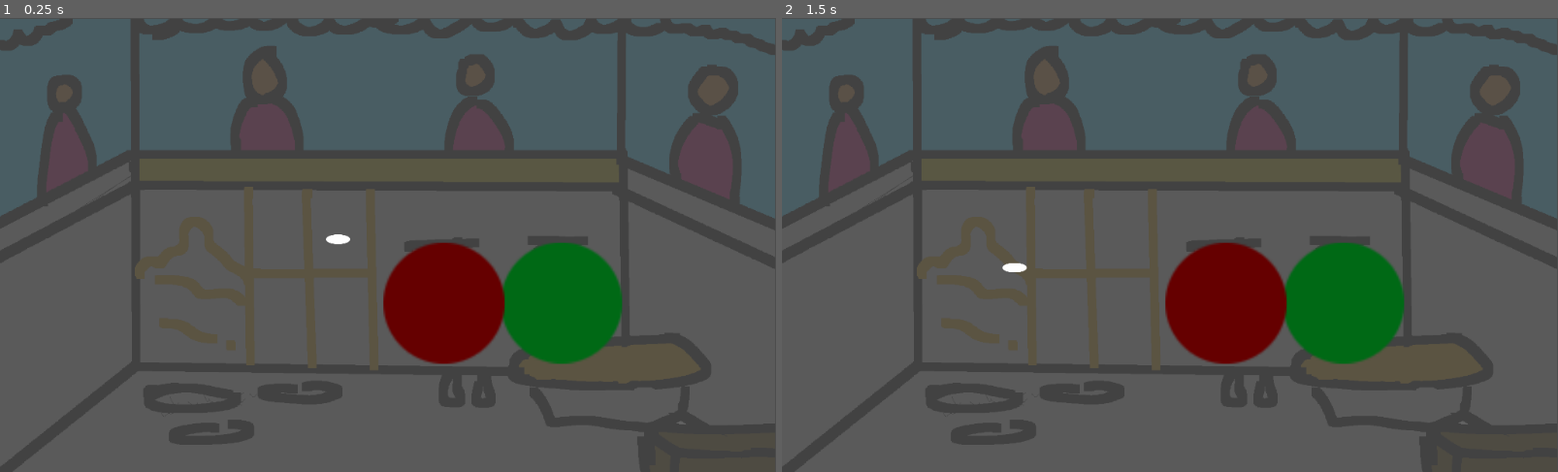
Above: before the commit, frames 1-2 (left to right).
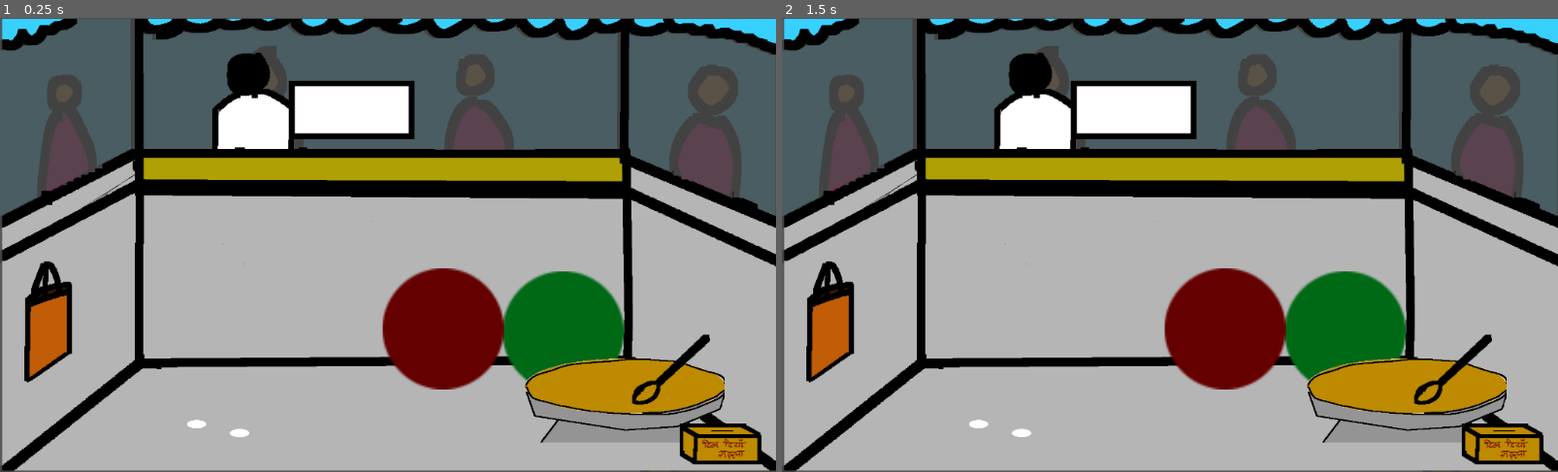
Above: after the commit, the same moments.

Repository: gamedevshirious/Bhaiyya-Aur-Teekha-Banao
Game: Godot game, scene res://Play Area.tscn
The game is run twice, just before and just after one commit, with the same random seed, the same clock (stepped at 60 frames per second) and the same inputs.
Inputs (mouse positions are in pixels of both pictures, inside the frame that each line leads up to):
- Up to frame 1 (0.25 s): no input
- Up to frame 2 (1.5 s): tap Enter at 0.5 s; move the mouse to (1123, 240) at 0.52 s; press the mouse at (1123, 240) at 0.53 s; hold Up 0.53-1.28 s; tap Space at 1.25 s; move the mouse to (1014, 267) at 1.27 s; release the mouse at (1014, 267) at 1.28 s; hold Down from 1.28 s (still down); click (1014, 267) at 1.35 s

The runs differ from the first frame. In frame 1, 71% of the frame differs, in the area x 0-100%, y 0-100%; in frame 2, 71%.

Commit message:
Daily backup Sun, Dec  6, 2020  2:40:48 AM

Diff:
--- a/Play Area.tscn
+++ b/Play Area.tscn
@@ -1,17 +1,23 @@
-[gd_scene load_steps=6 format=2]
+[gd_scene load_steps=14 format=2]
 
 [ext_resource path="res://stall_items/Puri/Puri.tscn" type="PackedScene" id=1]
 [ext_resource path="res://stall_items/Matka/TeekhaPaani/TeekhaPaani.tscn" type="PackedScene" id=2]
 [ext_resource path="res://Play Area.gd" type="Script" id=3]
 [ext_resource path="res://stall_items/Matka/MeethaPaani/MeethaPaani.tscn" type="PackedScene" id=4]
 [ext_resource path="res://stall_items/base.png" type="Texture" id=5]
+[ext_resource path="res://stall_items/shop.png" type="Texture" id=6]
+[ext_resource path="res://stall_items/galla.png" type="Texture" id=7]
+[ext_resource path="res://stall_items/ragda.png" type="Texture" id=8]
+[ext_resource path="res://stall_items/theylla.png" type="Texture" id=9]
+[ext_resource path="res://stall_items/customer.png" type="Texture" id=10]
+[ext_resource path="res://stall_items/spoon.png" type="Texture" id=11]
+[ext_resource path="res://stall_items/chatbox.png" type="Texture" id=12]
+[ext_resource path="res://stall_items/plate.png" type="Texture" id=13]
 
 [node name="Play Area" type="Node2D"]
 script = ExtResource( 3 )
 
-[node name="stall_items" type="Node2D" parent="."]
-
-[node name="base" type="Sprite" parent="stall_items"]
+[node name="base" type="Sprite" parent="."]
 modulate = Color( 1, 1, 1, 0.129412 )
 position = Vector2( 510.569, 301.413 )
 scale = Vector2( 0.534197, 0.55629 )
@@ -20,11 +26,91 @@
 "_edit_lock_": true
 }
 
+[node name="customers" type="Node2D" parent="."]
+
+[node name="customer" type="Sprite" parent="customers"]
+position = Vector2( 334.245, 112.817 )
+texture = ExtResource( 10 )
+
+[node name="chatbox" type="Sprite" parent="customers/customer"]
+position = Vector2( 129.906, 8.47571 )
+scale = Vector2( 1.5338, 1.41609 )
+texture = ExtResource( 12 )
+
+[node name="stall_items" type="Node2D" parent="."]
+
+[node name="shop" type="Sprite" parent="stall_items"]
+position = Vector2( 515.291, 299.135 )
+scale = Vector2( 0.533197, 0.552823 )
+texture = ExtResource( 6 )
+__meta__ = {
+"_edit_lock_": true
+}
+
 [node name="TeekhaPaani" parent="stall_items" instance=ExtResource( 2 )]
-position = Vector2( 742.553, 375.997 )
+position = Vector2( 744.672, 414.138 )
 
 [node name="MeethaPaani" parent="stall_items" instance=ExtResource( 4 )]
-position = Vector2( 587.33, 376.425 )
+position = Vector2( 586.271, 410.328 )
 
-[node name="Puri" parent="." instance=ExtResource( 1 )]
-position = Vector2( 446.105, 292.5 )
+[node name="Puri" parent="stall_items" instance=ExtResource( 1 )]
+position = Vector2( 259.393, 536.756 )
+
+[node name="ragda" type="Sprite" parent="stall_items"]
+position = Vector2( 824.776, 504.818 )
+scale = Vector2( 0.685472, 0.580629 )
+texture = ExtResource( 8 )
+
+[node name="spoon" type="Sprite" parent="stall_items/ragda"]
+position = Vector2( 82.8666, -55.6528 )
+scale = Vector2( 1.5, 1.5 )
+texture = ExtResource( 11 )
+
+[node name="galla" type="Sprite" parent="stall_items"]
+position = Vector2( 950.527, 563.089 )
+texture = ExtResource( 7 )
+
+[node name="theylla" type="Sprite" parent="stall_items"]
+position = Vector2( 82.0926, 397.813 )
+texture = ExtResource( 9 )
+
+[node name="puris" type="Node2D" parent="."]
+
+[node name="Puri2" parent="puris" instance=ExtResource( 1 )]
+position = Vector2( 316.252, 548.612 )
+
+[node name="plate" type="Sprite" parent="puris"]
+visible = false
+position = Vector2( 291.625, 544.598 )
+scale = Vector2( 1.27468, 1.21189 )
+texture = ExtResource( 13 )
+
+[node name="Puri3" parent="puris/plate" instance=ExtResource( 1 )]
+position = Vector2( -8.68935, 3.47882 )
+scale = Vector2( 0.784513, 0.825156 )
+
+[node name="Puri4" parent="puris/plate" instance=ExtResource( 1 )]
+position = Vector2( 24.3504, -19.4659 )
+scale = Vector2( 0.784513, 0.825156 )
+
+[node name="Puri5" parent="puris/plate" instance=ExtResource( 1 )]
+position = Vector2( -10.3256, -13.4646 )
+scale = Vector2( 0.784513, 0.825156 )
+
+[node name="Puri6" parent="puris/plate" instance=ExtResource( 1 )]
+position = Vector2( 31.128, -4.72238 )
+scale = Vector2( 0.784513, 0.825156 )
+
+[node name="Puri7" parent="puris/plate" instance=ExtResource( 1 )]
+position = Vector2( 6.37758, -5.4162 )
+scale = Vector2( 0.784513, 0.825156 )
+
+[node name="Timers" type="Node2D" parent="."]
+
+[node name="CustomerTimer" type="Timer" parent="Timers"]
+
+[node name="Timer2" type="Timer" parent="Timers"]
+
+[node name="Timer3" type="Timer" parent="Timers"]
+
+[node name="Timer4" type="Timer" parent="Timers"]
--- a/stall_items/Matka/MeethaPaani/MeethaPaani.gd
+++ b/stall_items/Matka/MeethaPaani/MeethaPaani.gd
@@ -3,4 +3,5 @@
 func _on_MeethaPaani_area_exited(area):
 	if area.name == "Puri":
 		area.meetha += 10
+		print_debug(area.meetha)
 		area.get_node("sprite").modulate = Color8(255-area.meetha, 0, 0)
--- a/stall_items/Matka/MeethaPaani/MeethaPaani.tscn
+++ b/stall_items/Matka/MeethaPaani/MeethaPaani.tscn
@@ -4,7 +4,7 @@
 [ext_resource path="res://stall_items/Puri/circle.png" type="Texture" id=2]
 
 [sub_resource type="CapsuleShape2D" id=1]
-height = 100.0
+height = 114.806
 
 [node name="MeethaPaani" type="Area2D"]
 script = ExtResource( 1 )
@@ -16,7 +16,7 @@
 texture = ExtResource( 2 )
 
 [node name="CollisionShape2D" type="CollisionShape2D" parent="."]
-position = Vector2( 0, -70 )
+position = Vector2( 0, -75 )
 rotation = 1.5708
 shape = SubResource( 1 )
 [connection signal="area_exited" from="." to="." method="_on_MeethaPaani_area_exited"]
--- a/stall_items/Matka/TeekhaPaani/TeekhaPaani.tscn
+++ b/stall_items/Matka/TeekhaPaani/TeekhaPaani.tscn
@@ -4,7 +4,7 @@
 [ext_resource path="res://stall_items/Puri/circle.png" type="Texture" id=2]
 
 [sub_resource type="CapsuleShape2D" id=1]
-height = 100.0
+height = 91.3159
 
 [node name="TeekhaPaani" type="Area2D"]
 script = ExtResource( 1 )
@@ -16,7 +16,7 @@
 texture = ExtResource( 2 )
 
 [node name="CollisionShape2D" type="CollisionShape2D" parent="."]
-position = Vector2( 0, -70 )
+position = Vector2( 0, -75 )
 rotation = 1.5708
 shape = SubResource( 1 )
 [connection signal="area_exited" from="." to="." method="_on_TeekhaPaani_area_exited"]
--- a/stall_items/Puri/Puri.tscn
+++ b/stall_items/Puri/Puri.tscn
@@ -4,14 +4,14 @@
 [ext_resource path="res://stall_items/Puri/circle.png" type="Texture" id=2]
 
 [sub_resource type="CapsuleShape2D" id=1]
-radius = 8.1347
+radius = 5.89767
 height = 13.5441
 
 [node name="Puri" type="Area2D"]
 script = ExtResource( 1 )
 
 [node name="sprite" type="Sprite" parent="."]
-scale = Vector2( 0.5, 0.2 )
+scale = Vector2( 0.4, 0.17 )
 texture = ExtResource( 2 )
 
 [node name="CollisionShape2D" type="CollisionShape2D" parent="."]
Binary file added: stall_items/chatbox.png
Binary file added: stall_items/customer.png
Binary file added: stall_items/galla.png
Binary file added: stall_items/plate.png
Binary file added: stall_items/ragda.png
Binary file added: stall_items/shop.png
Binary file added: stall_items/spoon.png
Binary file added: stall_items/theylla.png
